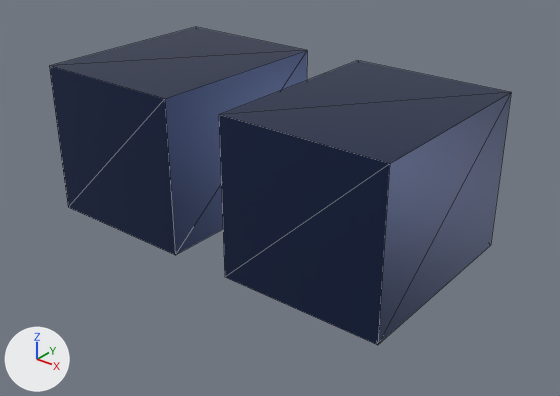
One commit to the glTF model src/client/dev_viewer/models/modular_heroes/mg_boots_base.glb: the scene before it, then after it.
One viewpoint serves both versions: a 50 mm lens placed at (0.633, -0.802, 0.416), pointed at (0.03, -0.048, -0.052). Every picture has the same lights, and +X, +Y and +Z are marked at lower left. The first picture is the older version. Mesh edges are drawn as thin lines. Where no turn or scale is listed for an object, it has been applied to the vertices. Vertices at exactly the same position are counted once.

The first picture shows 'boot_-1', 'boot_1'.
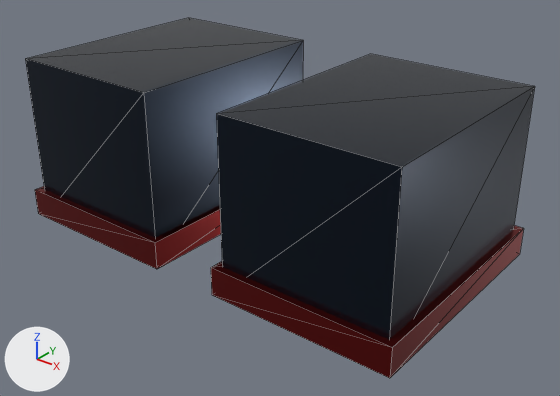
Pixel boxes (x1, y1, x2, y2) of what changed, in the pictures (560 x 396 px):
'boot_1', recoloured, surface changed, moved, rescaled: before (219, 61, 511, 345); after (216, 54, 535, 339)
'boot_-1', recoloured, surface changed, moved, rescaled: before (49, 27, 307, 255); after (25, 18, 303, 238)
'boot_sole_1', added (red): after (211, 226, 524, 378)
'boot_sole_-1', added (red): after (35, 186, 221, 269)

Edits to the bpy script that builds the scene:
```text
Change mat_material_0:
    mat_material_0.base_color: (0.0212, 0.0382, 0.109) -> (0.0137, 0.0222, 0.0382)  # dark blue #28375d -> dark blue #1f2937
    mat_material_0.roughness: 0.38 -> 0.24
Add mat_material_1:
    mat_material_1 = principled_material('Material_1')
    mat_material_1.base_color = (0.212, 0.0123, 0.0123)  # red #7f1d1d
    mat_material_1.metallic = 0.9
    mat_material_1.roughness = 0.28
Change me_mesh_0:
    used by ob_boot__1; location = (-0.16, -0.035, 0.0)
    remove me_mesh_0.from_pydata(...)  # 8 vertices, 12 faces; spans x -0.115..0.115, y -0.145..0.145, z -0.11..0.11
    add me_mesh_0.from_pydata(...)  # 8 vertices, 12 faces; spans x -0.12..0.12, y -0.16..0.16, z -0.12..0.12
    me_mesh_0 part 1: the whole mesh is scaled about its middle by (1.04, 1.1, 1.09)
Change me_mesh_1:
    used by ob_boot_1; location = (0.16, -0.035, 0.0)
    remove me_mesh_1.from_pydata(...)  # 8 vertices, 12 faces; spans x -0.115..0.115, y -0.145..0.145, z -0.11..0.11
    add me_mesh_1.from_pydata(...)  # 8 vertices, 12 faces; spans x -0.12..0.12, y -0.16..0.16, z -0.12..0.12
    me_mesh_1 part 2: the whole mesh is scaled about its middle by (1.04, 1.1, 1.09)
Add me_mesh_3:
    me_mesh_3.from_pydata(...)  # a box spanning x -0.13..0.13, y -0.17..0.17, z -0.02..0.02
    me_mesh_3.materials.append(mat_material_1)  # red #7f1d1d
Change ob_boot__1:
    ob_boot__1.location: (-0.16, -0.035, 0.0) -> (-0.18, -0.04, 0.0)
Change ob_boot_1:
    ob_boot_1.location: (0.16, -0.035, 0.0) -> (0.18, -0.04, 0.0)
Add ob_boot_sole_1:
    ob_boot_sole_1 = bpy.data.objects.new('boot_sole_1', me_mesh_3)
    ob_boot_sole_1.location = (0.18, -0.04, -0.1)
Add ob_boot_sole__1:
    ob_boot_sole__1 = bpy.data.objects.new('boot_sole_-1', me_mesh_3.copy())
    ob_boot_sole__1.location = (-0.18, -0.04, -0.1)
```
